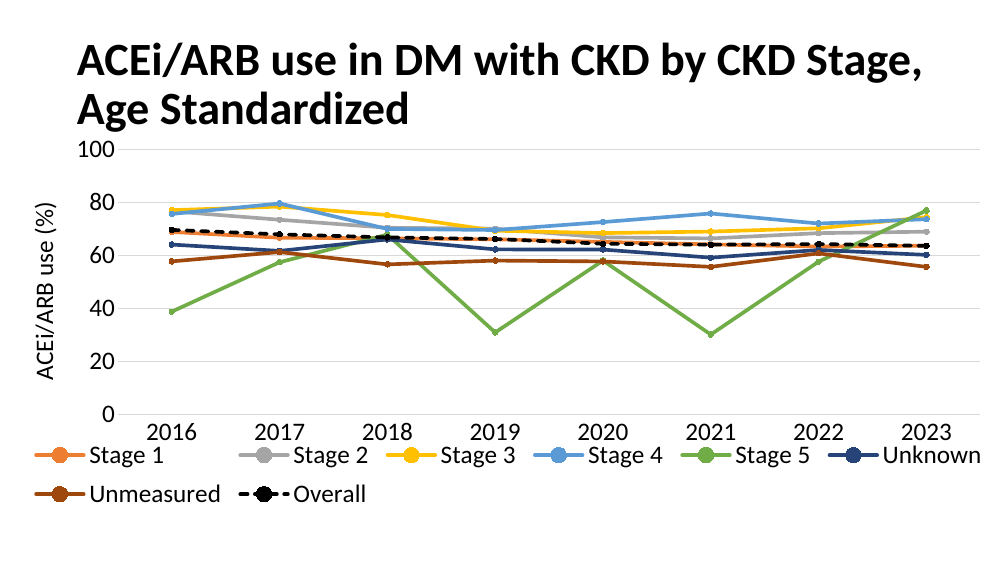
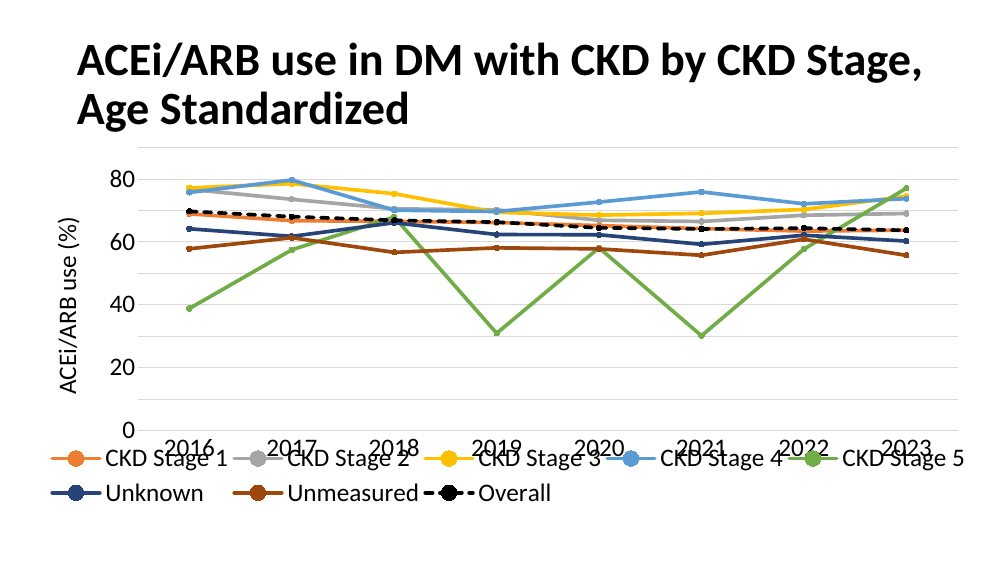
Before and after one commit to CDCgov/nccdphp-ddt-kdss, a slide deck: slide 10 of CKDSurveillance/PPT/Q814.pptx. Drawn at 1008x567 pixels with LibreOffice and Linux fonts; fonts in the diff are those of the drawing; background and template pictures are left out. Boxes give left, top, right and bottom in pixels: in the first picture for what was removed or moved away, otherwise in the second. Text is boxed around its words. In the diff, an @@ line names an element or a change of style, - is before the commit and + after.

```diff
--- a/CKDSurveillance/PPT/Q814.pptx
+++ b/CKDSurveillance/PPT/Q814.pptx
@@ line chart at bbox=[32, 140, 977, 518] @@
-Stage 1: 69, 67, 66, 66, 65, 64, 63, 64
+CKD Stage 1: 69, 67, 66, 66, 65, 64, 63, 64
-Stage 2: 77, 74, 70, 70, 67, 66, 68, 69
+CKD Stage 2: 77, 74, 70, 70, 67, 66, 68, 69
-Stage 3: 77, 78, 75, 69, 68, 69, 70, 74
+CKD Stage 3: 77, 78, 75, 69, 68, 69, 70, 74
-Stage 4: 76, 80, 70, 70, 73, 76, 72, 74
+CKD Stage 4: 76, 80, 70, 70, 73, 76, 72, 74
-Stage 5: 39, 57, 68, 31, 58, 30, 58, 77
+CKD Stage 5: 39, 57, 68, 31, 58, 30, 58, 77
@@ value axis changed @@
@@ plot area changed @@
@@ line chart: place and size @@
-line chart at bbox=[22, 132, 992, 519]
+line chart at bbox=[32, 140, 977, 518]
```
Also in this commit, not shown: 4 other slides changed, 7 other files.
